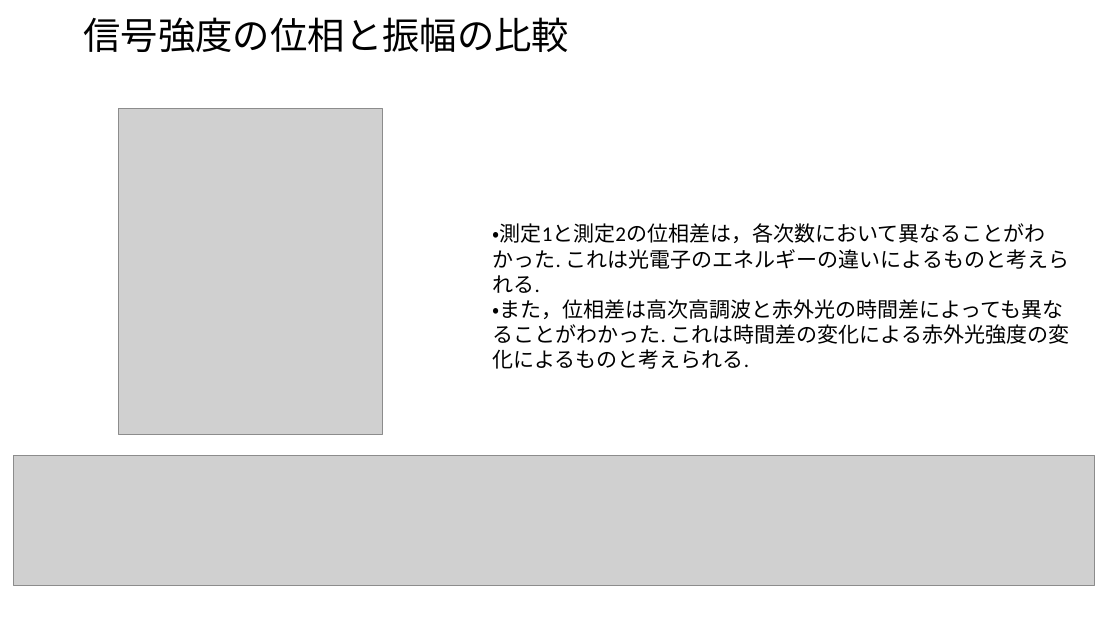
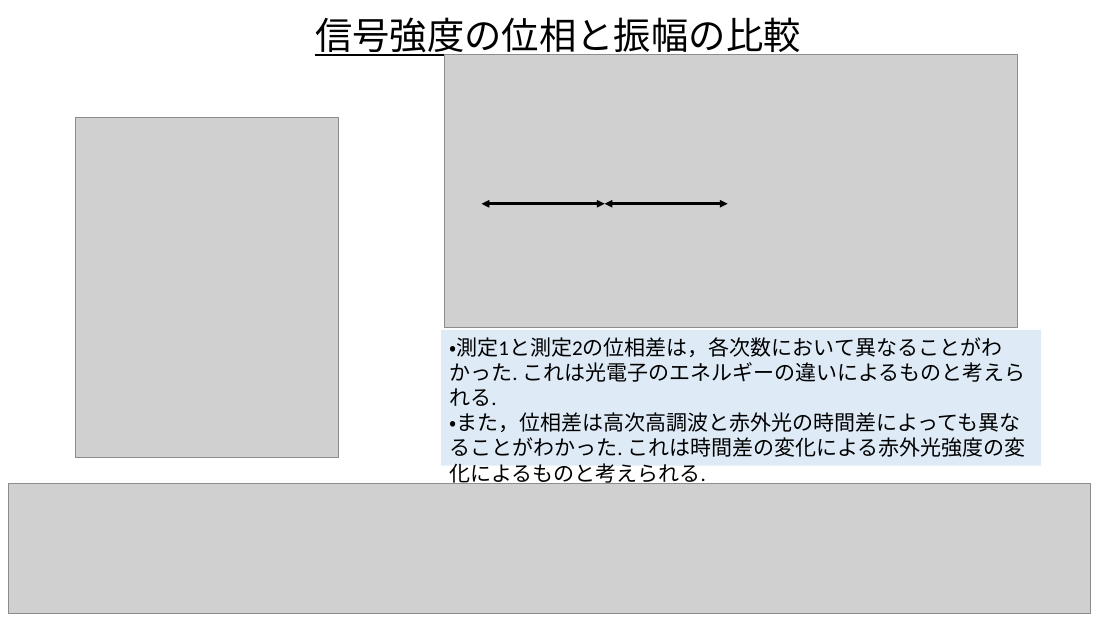
Before and after one commit to Appelingo/Data_Analyze, a slide deck: slide 7 of 河西_発表_0204.pptx. Drawn at 1120x630 pixels with LibreOffice and Linux fonts; fonts in the diff are those of the drawing; grey boxes stand for pictures. Boxes give left, top, right and bottom in pixels: in the first picture for what was removed or moved away, otherwise in the second. Text is boxed around its words. In the diff, an @@ line names an element or a change of style, - is before the commit and + after.

```diff
--- a/河西_発表_0204.pptx
+++ b/河西_発表_0204.pptx
@@ title "信号強度の位相と振幅の比較" at box(315, 17, 800, 59): underline on; alignment left to centre @@
@@ picture added at box(445, 55, 1018, 328) @@
@@ picture: place and size @@
-picture at box(119, 108, 383, 434)
+picture at box(76, 118, 339, 458)
@@ double arrow added from (481, 204) to (605, 204), #000000 2.25 pt @@
@@ double arrow added from (605, 204) to (728, 204), #000000 2.25 pt @@
@@ rectangle "・測定1と測定2の位相差は，各次数において異なることがわかった. これは光電子のエネルギーの違いによるものと考えられる.": place and size @@
-rectangle "・測定1と測定2の位相差は，各次数において異なることがわかった. これは光電子のエネルギーの違いによるものと考えられる." at box(493, 223, 1069, 369)
+rectangle "・測定1と測定2の位相差は，各次数において異なることがわかった. これは光電子のエネルギーの違いによるものと考えられる." at box(441, 330, 1041, 466)
@@ rectangle "・測定1と測定2の位相差は，各次数において異なることがわかった. これは光電子のエネルギーの違いによるものと考えられる." at box(441, 330, 1041, 466): fill none to #DEEBF7 @@
@@ picture: place and size @@
-picture at box(13, 455, 1096, 586)
+picture at box(9, 484, 1091, 614)
```
Also in this commit, not shown: 8 other slides changed, 2 other files.
